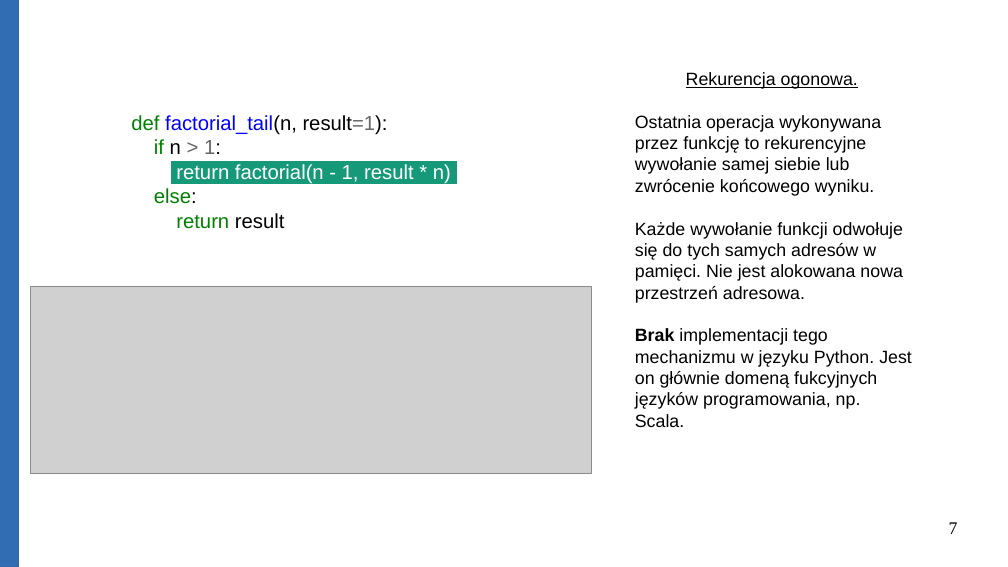
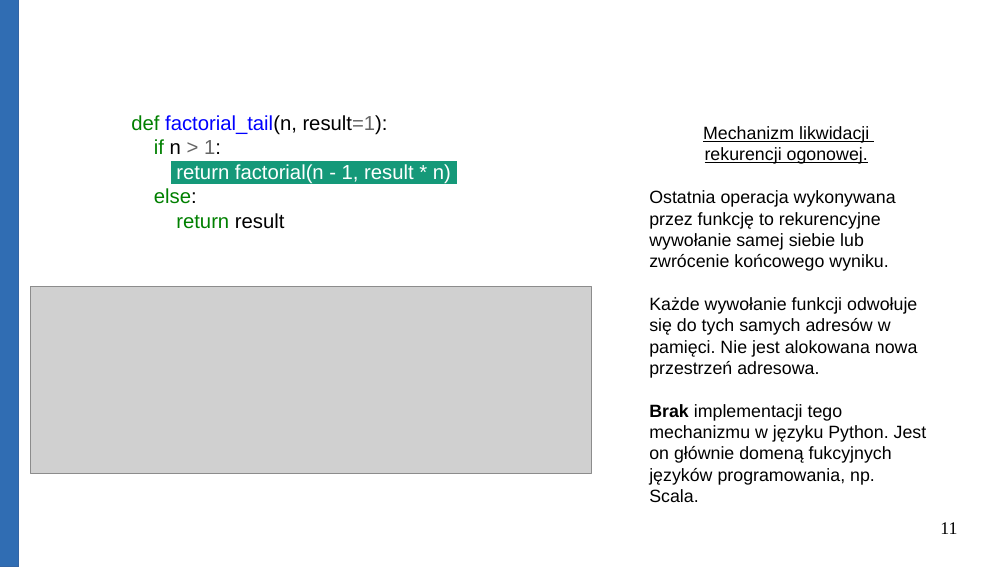
Before and after one commit to Michael-Wisniewski/algorithmic-workshop, a slide deck: slide 11 of Data_Structures.odp (slide 7 before the commit). Drawn at 1008x567 pixels with LibreOffice and Linux fonts; fonts in the diff are those of the drawing; grey boxes stand for pictures. Boxes give left, top, right and bottom in pixels: in the first picture for what was removed or moved away, otherwise in the second. Text is boxed around its words. In the diff, an @@ line names an element or a change of style, - is before the commit and + after.

```diff
--- a/Data_Structures.odp
+++ b/Data_Structures.odp
@@ text "Mechanizm likwidacji": place and size @@
-text "Mechanizm likwidacji" at [635, 72, 912, 409]
+text "Mechanizm likwidacji" at [649, 126, 927, 485]
@@ text at [703, 126, 869, 164]: text changed @@
-Rekurencja ogonowa.
+Mechanizm likwidacji
+rekurencji ogonowej.
@@ page number at [940, 522, 957, 534]: text changed @@
-7
+11
```
Also in this commit, not shown: 10 other slides changed, 14 slides added, 1 slide removed, 7 other files.
